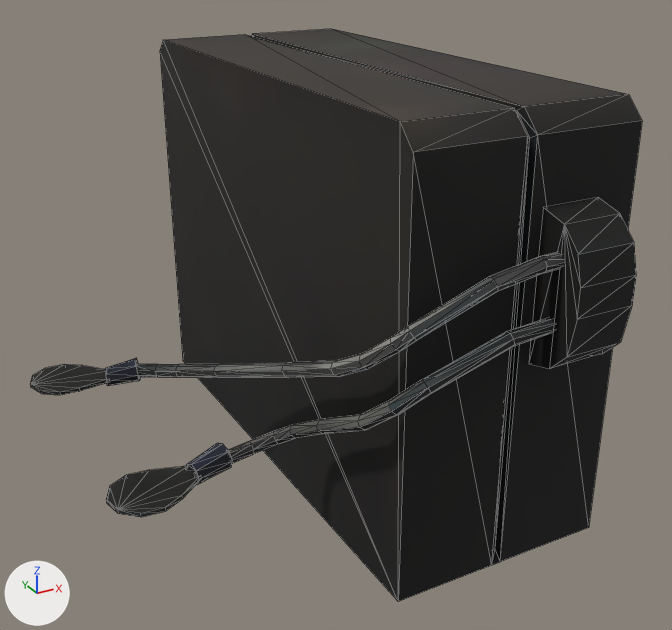
What one commit did to the FBX model Assets/FBX/Location/Mufta/bvs.fbx.
Before and after are seen from a 50 mm lens placed at (9.248, -2.3951, 0.4244), pointed at (9.3057, -2.2903, 0.372). The lights are fixed; the arrows at lower left show +X, +Y and +Z. Mesh edges are drawn as thin lines. Where no turn or scale is listed for an object, it has been applied to the vertices.

The first picture shows 'bvs'.
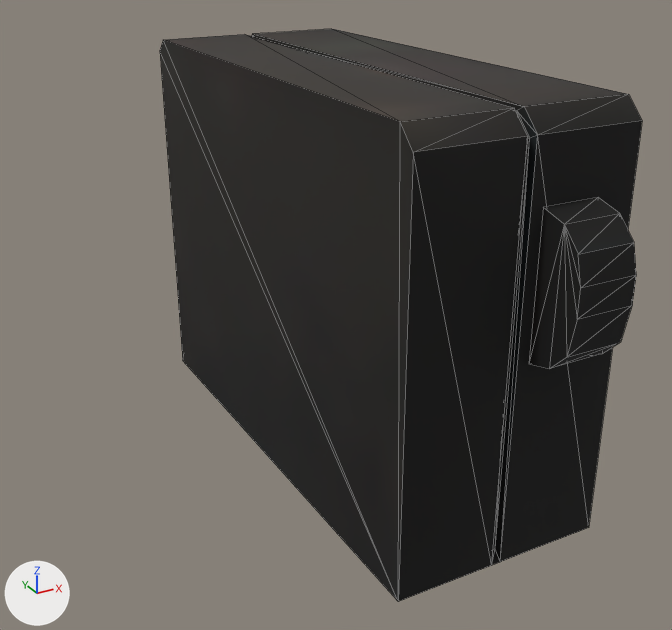
What differs and where, as boxes (x1, y1, x2, y2) in the pictures (672 x 630 px):
'bvs', reshaped (21% narrower)
    before: (30, 29, 642, 602)
    after: (160, 29, 642, 602)
part 1 of me_mesh, deleted
    before: (30, 252, 564, 517)

The change, as a list of edits to the scene's bpy script:
```text
Change me_mesh:
    used by ob_bvs; location = (9.3195, -2.2873, 0.3764)
    remove me_mesh.from_pydata(...)  # 332 vertices, 564 faces; spans x -0.0527..0.022, y -0.0405..0.0405, z -0.0287..0.0287
    add me_mesh.from_pydata(...)  # 84 vertices, 132 faces; spans x -0.022..0.022, y -0.0405..0.0405, z -0.0287..0.0287
    me_mesh part 1: 6 loose pieces with 248 vertices, spanning x -0.0527..-0.0034, y -0.0376..0.0213, z -0.0165..0.0139, are deleted
```
